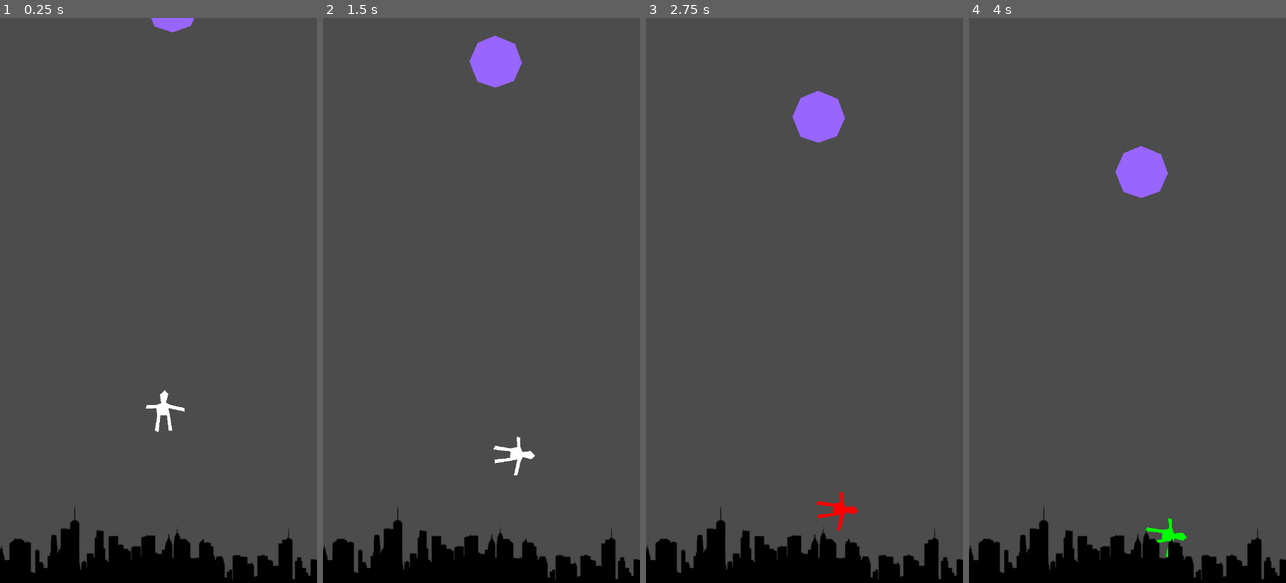
Above: before the commit, frames 1-4 (left to right).
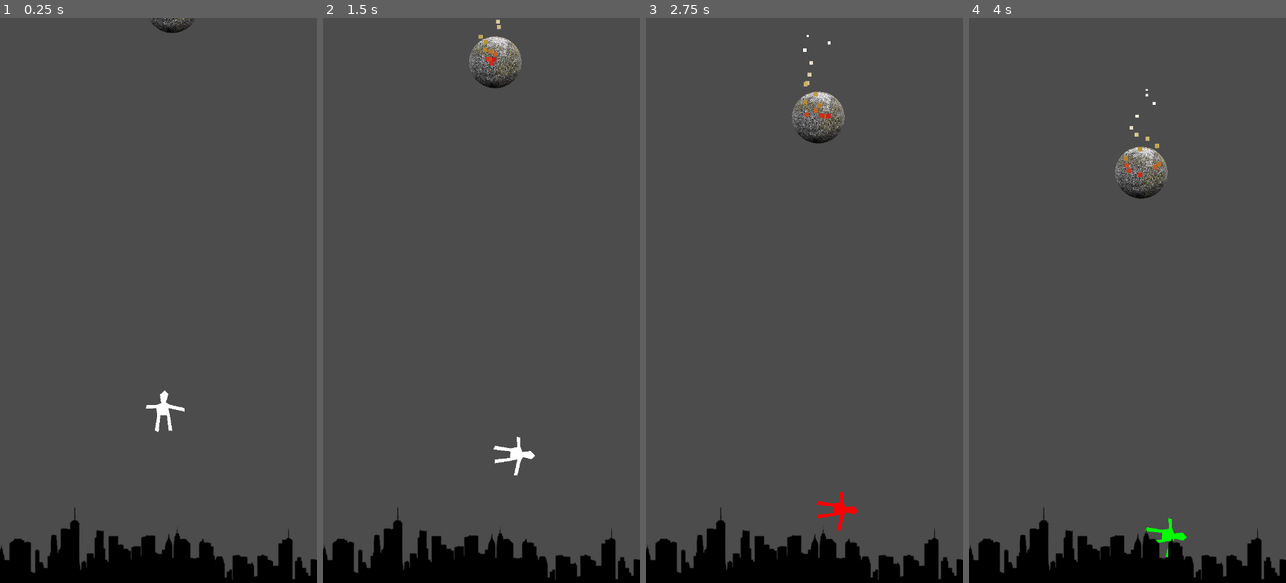
Above: after the commit, the same moments.

Repository: algch/ladrillos
Game: Godot game, scene res://main.tscn
The game is run twice, just before and just after one commit, with the same random seed, the same clock (stepped at 60 frames per second) and the same inputs.
Inputs (mouse positions are in pixels of both pictures, inside the frame that each line leads up to):
- Up to frame 1 (0.25 s): no input
- Up to frame 2 (1.5 s): move the mouse to (551, 272) at 0.52 s; press the mouse at (551, 272) at 0.53 s; move the mouse to (418, 328) at 1.27 s; release the mouse at (418, 328) at 1.28 s; click (418, 328) at 1.35 s
- Up to frame 3 (2.75 s): move the mouse to (836, 176) at 2.02 s; press the mouse at (836, 176) at 2.03 s
- Up to frame 4 (4 s): move the mouse to (1111, 413) at 2.77 s; release the mouse at (1111, 413) at 2.78 s; click (1111, 413) at 2.85 s; move the mouse to (1222, 385) at 3.52 s; press the mouse at (1222, 385) at 3.53 s

The runs differ from the first frame. In frame 1, 0.3% of the frame differs, in the area x 47-62%, y 0-3%; in frame 2, 1.2%; in frame 3, 1.2%; in frame 4, 1.2%, in the area x 46-63%, y 12-32%.

Commit message:
improved graphics :p

Diff:
--- a/brick.gd
+++ b/brick.gd
@@ -16,25 +16,10 @@
 			health = 3
 		2:
 			health = 4
-	set_color()
-
-func set_color():
-	var color = Color(0, 0, 0)
-	match health:
-		1:
-			color = Color(1, 0, 0)
-		2:
-			color = Color(0.8, 0.2, 1)
-		3:
-			color = Color(0.6, 0.4, 1)
-		4:
-			color = Color(0.4, 0.6, 1)
-	$polygon.color = color
 
 func check_health():
 	if not health:
 		queue_free()
-	set_color()
 
 func handle_collision(bounce_dir, bounce_speed):
 	dir = bounce_dir
@@ -48,6 +33,7 @@
 
 func _physics_process(delta):
 	var total_motion = (dir * dir_speed) + gravity_motion
+	$particles.rotation = total_motion.normalized().angle() - PI/2
 	var collision = move_and_collide(total_motion * delta)
 	if collision:
 		dir = dir.bounce(collision.normal).normalized()
--- a/brick.tscn
+++ b/brick.tscn
@@ -1,9 +1,34 @@
-[gd_scene load_steps=3 format=2]
+[gd_scene load_steps=9 format=2]
 
 [ext_resource path="res://brick.gd" type="Script" id=1]
+[ext_resource path="res://sprites/stone.png" type="Texture" id=2]
 
 [sub_resource type="CircleShape2D" id=1]
 radius = 60.0
+
+[sub_resource type="Gradient" id=2]
+offsets = PoolRealArray( 0, 0.451852, 0.851852 )
+colors = PoolColorArray( 0.832031, 0.0942535, 0.0942535, 1, 0.703125, 0.579529, 0.20874, 1, 1, 1, 1, 1 )
+
+[sub_resource type="GradientTexture" id=3]
+gradient = SubResource( 2 )
+
+[sub_resource type="Curve" id=4]
+_data = [ Vector2( 0, 1 ), 0.0, 0.0, 0, 0, Vector2( 0.987342, 0.481818 ), -1.87832, 0.0, 0, 0 ]
+
+[sub_resource type="CurveTexture" id=5]
+curve = SubResource( 4 )
+
+[sub_resource type="ParticlesMaterial" id=6]
+emission_shape = 2
+emission_box_extents = Vector3( 40, 10, 1 )
+flag_disable_z = true
+gravity = Vector3( 0, -100, 0 )
+orbit_velocity = 0.0
+orbit_velocity_random = 0.0
+scale = 10.0
+scale_curve = SubResource( 5 )
+color_ramp = SubResource( 3 )
 
 [node name="brick" type="KinematicBody2D" groups=[
 "bricks",
@@ -13,9 +38,18 @@
 [node name="CollisionShape2D" type="CollisionShape2D" parent="."]
 shape = SubResource( 1 )
 
-[node name="polygon" type="Polygon2D" parent="."]
-polygon = PoolVector2Array( -40.4209, -43.7015, -0.822983, -59.9649, 44.4318, -41.2266, 59.9881, 1.90688, 41.6034, 43.2726, -0.115875, 57.7683, -40.7745, 44.3332, -59.1592, -1.2751 )
-
 [node name="speedDecreaseTimer" type="Timer" parent="."]
 wait_time = 0.25
+
+[node name="Sprite" type="Sprite" parent="."]
+position = Vector2( -0.55011, 1.97134 )
+scale = Vector2( 0.102308, 0.0999884 )
+texture = ExtResource( 2 )
+
+[node name="particles" type="Particles2D" parent="."]
+position = Vector2( 6.10352e-05, -3.0756e-05 )
+amount = 15
+lifetime = 2.0
+speed_scale = 2.5
+process_material = SubResource( 6 )
 [connection signal="timeout" from="speedDecreaseTimer" to="." method="_on_speedDecreaseTimer_timeout"]
Binary file added: sprites/stone.png
